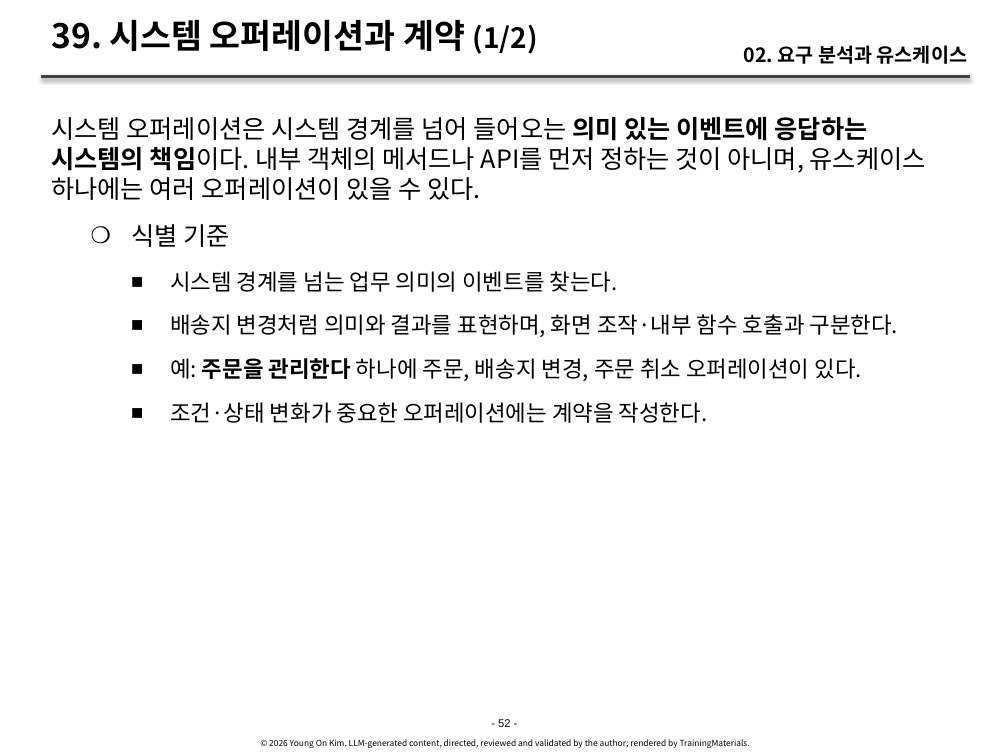
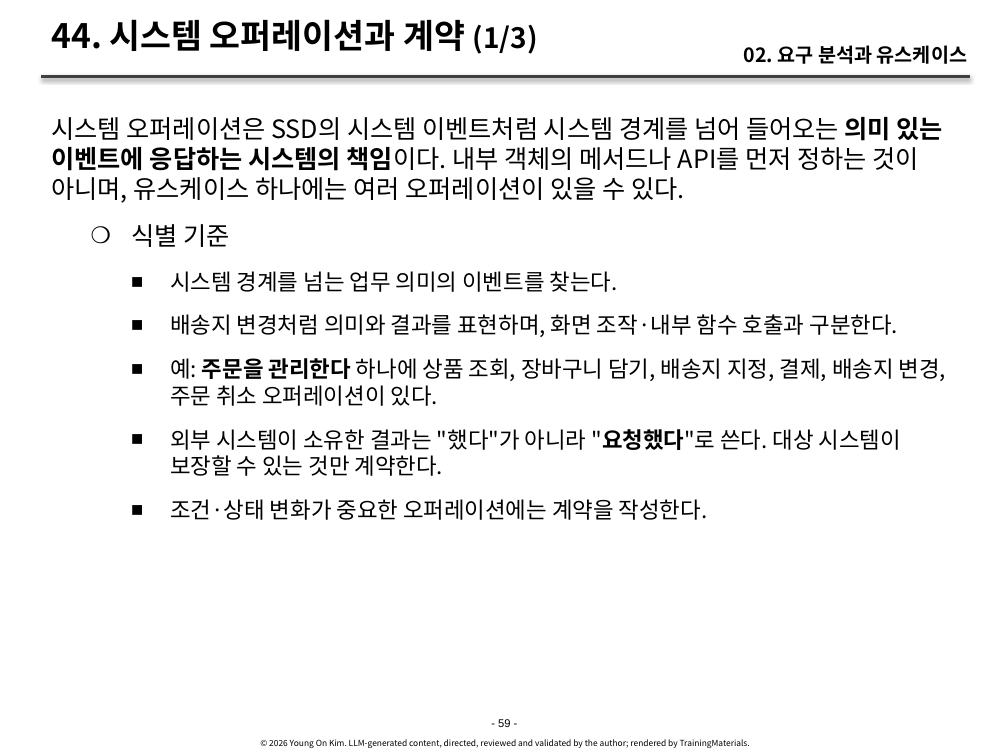
Before and after one commit to YoungSan77/TrainingMaterials, a slide deck: slide 59 of courses/ooad/sessions/s02.pptx (slide 52 before the commit). Drawn at 1008x756 pixels with LibreOffice and Linux fonts; fonts in the diff are those of the drawing. Boxes give left, top, right and bottom in pixels: in the first picture for what was removed or moved away, otherwise in the second. Text is boxed around its words. In the diff, an @@ line names an element or a change of style, - is before the commit and + after.

```diff
--- a/courses/ooad/sessions/s02.pptx
+++ b/courses/ooad/sessions/s02.pptx
@@ title at [51, 19, 537, 54]: text changed @@
-39. 시스템 오퍼레이션과 계약 (1/2)
+44. 시스템 오퍼레이션과 계약 (1/3)
@@ text at [51, 117, 943, 203]: text changed @@
-시스템 오퍼레이션은 시스템 경계를 넘어 들어오는 의미 있는 이벤트에 응답하는 시스템의 책임이다. 내부 객체의 메서드나 API를 먼저 정하는 것이 아니며, 유스케이스 하나에는 여러 오퍼레이션이 있을 수 있다.
+시스템 오퍼레이션은 SSD의 시스템 이벤트처럼 시스템 경계를 넘어 들어오는 의미 있는 이벤트에 응답하는 시스템의 책임이다. 내부 객체의 메서드나 API를 먼저 정하는 것이 아니며, 유스케이스 하나에는 여러 오퍼레이션이 있을 수 있다.
@@ text at [170, 358, 946, 476]: text changed @@
-      ■ 예: 주문을 관리한다 하나에 주문, 배송지 변경, 주문 취소 오퍼레이션이 있다.
+      ■ 예: 주문을 관리한다 하나에 상품 조회, 장바구니 담기, 배송지 지정, 결제, 배송지 변경, 주문 취소 오퍼레이션이 있다.
+      ■ 외부 시스템이 소유한 결과는 "했다"가 아니라 "요청했다"로 쓴다. 대상 시스템이 보장할 수 있는 것만 계약한다.
@@ text at [498, 719, 510, 727]: text changed @@
-- 52 -
+- 59 -
```
Also in this commit, not shown: 47 other slides changed, 10 slides added, 2 slides removed, 11 other files.
